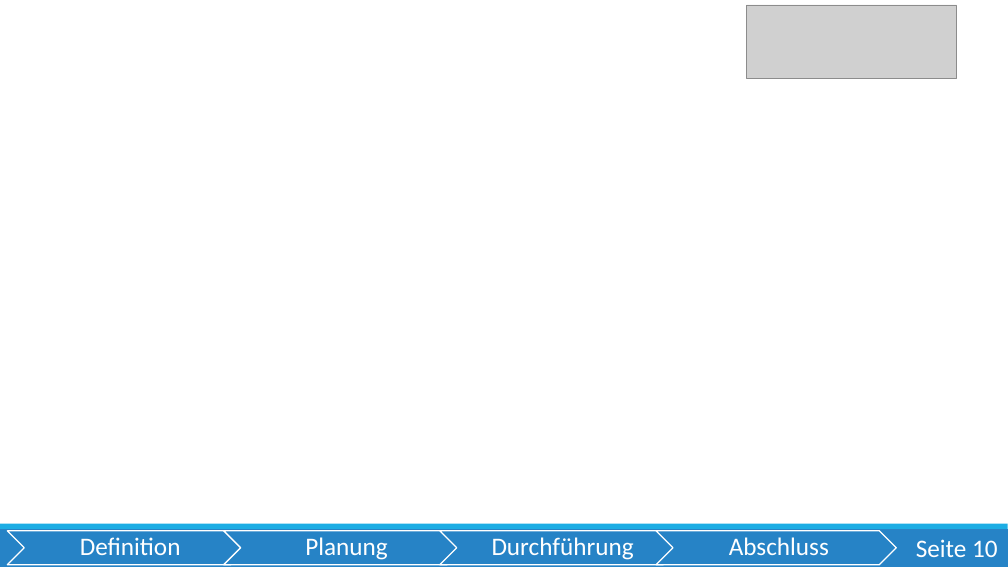
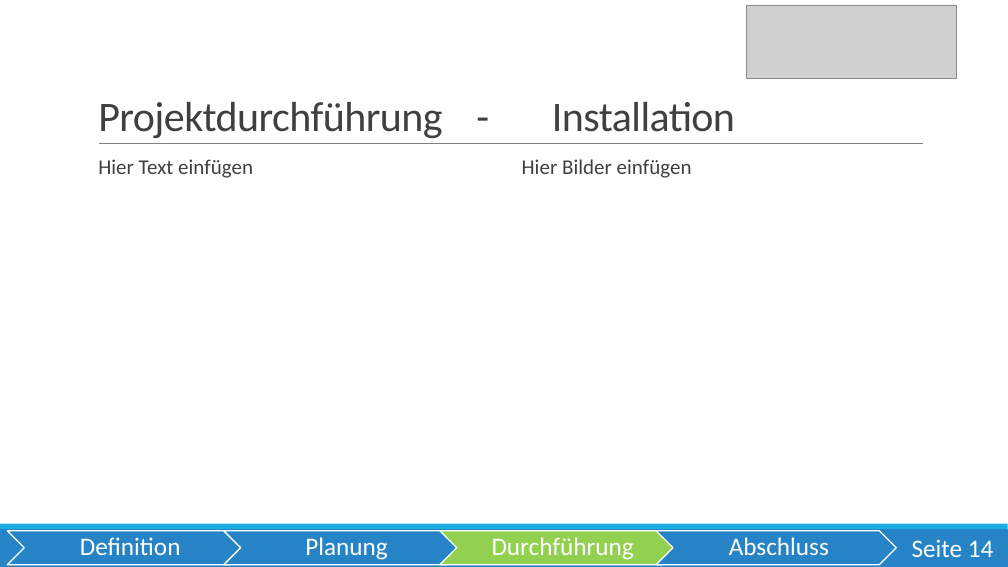
Before and after one commit to OberstufenprojektVOIP/OSP_VOIP, a slide deck: slide 14 of Pr-sentation/Präsentation VoIP Echt.pptx (slide 10 before the commit). Drawn at 1008x567 pixels with LibreOffice and Linux fonts; fonts in the diff are those of the drawing; grey boxes stand for pictures. Boxes give left, top, right and bottom in pixels: in the first picture for what was removed or moved away, otherwise in the second. Text is boxed around its words. In the diff, an @@ line names an element or a change of style, - is before the commit and + after.

```diff
--- a/Pr-sentation/Präsentation VoIP Echt.pptx
+++ b/Pr-sentation/Präsentation VoIP Echt.pptx
@@ title added at [98, 102, 735, 138], 40 pt, text #404040 @@
+Projektdurchführung - Installation
@@ line added from (99, 144) to (923, 144), #808080 0.5 pt @@
@@ text added at [98, 159, 253, 178], 20 pt, text #404040 @@
+  Hier Text einfügen
@@ text added at [522, 159, 692, 178], 20 pt, text #404040 @@
+  Hier Bilder einfügen
@@ chevron at [440, 531, 681, 565]: fill #2683C6 to #92D050 @@
@@ page number at [912, 539, 994, 557]: text changed @@
-Seite 10
+Seite 14
```
Also in this commit, not shown: 7 other slides changed, 10 slides added, 1 slide removed.
